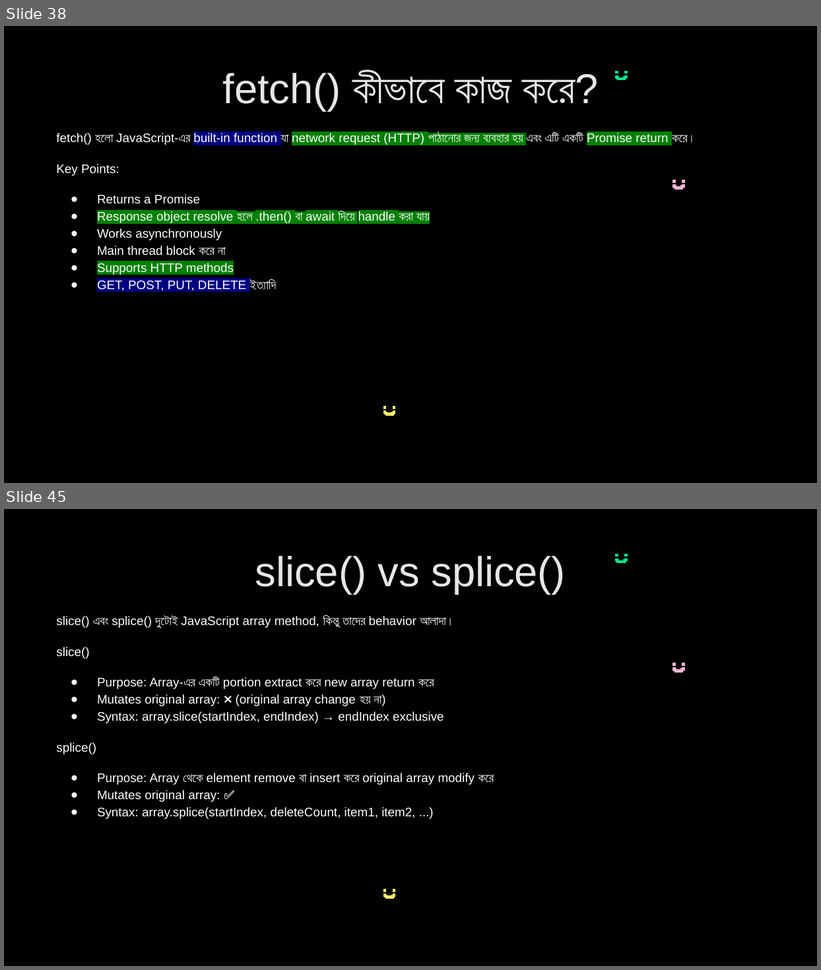
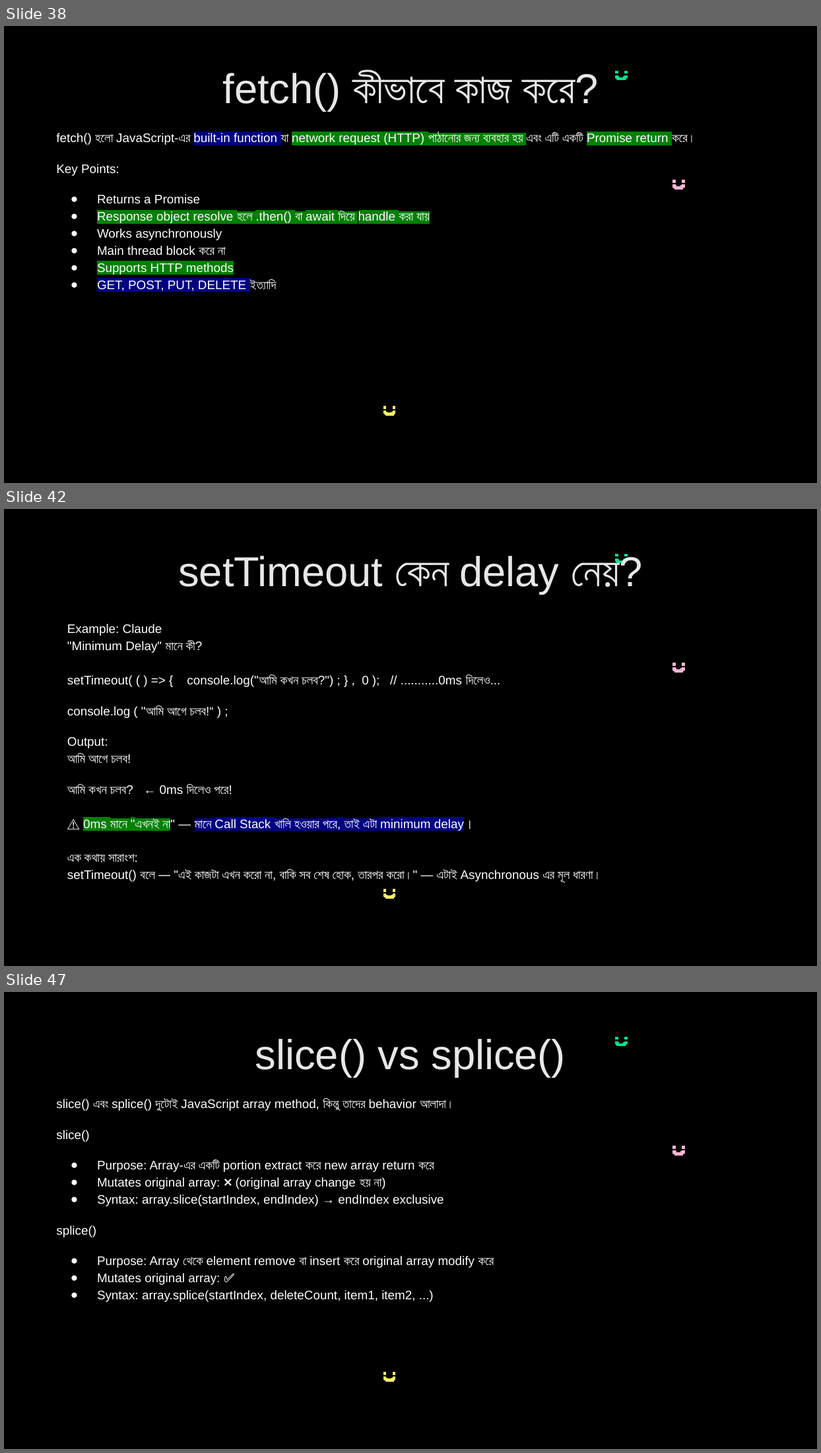
Before and after one commit to nabila-nuzhat/class-js, a slide deck: Interview Question JavaScript_HIGHLIGHTED.pptx. Shown one above the other, each under a label of ours: slides 38 and 45 before the commit, slides 38, 42 and 47 after it; the slides between them are not shown. The pictures are 821x970 and 821x1453 pixels, drawn with LibreOffice and Linux fonts; fonts in the diff are those of the drawing. Boxes give left, top, right and bottom in pixels: in the first picture for what was removed or moved away, otherwise in the second. Text is boxed around its words. In the diff, an @@ line names an element or a change of style, - is before the commit and + after.

```diff
--- a/Interview Question JavaScript_HIGHLIGHTED.pptx
+++ b/Interview Question JavaScript_HIGHLIGHTED.pptx
@@ slide 42 added at (x1=4, y1=509, x2=817, y2=966), background #000000; not listed: 21 template elements that a slide beside it also shows @@
@@ title added at (x1=178, y1=554, x2=643, y2=594), 37 pt, text #E7E7E7 @@
+setTimeout কেন delay নেয়?
@@ text added at (x1=67, y1=624, x2=601, y2=883), 11 pt, text #FFFFFF @@
+Example: Claude
+"Minimum Delay" মানে কী?
+setTimeout( ( ) => { console.log("আমি কখন চলব?") ; } , 0 ); // ...........0ms দিলেও...
+console.log ( "আমি আগে চলব!“ ) ;
+Output:
+আমি আগে চলব!
+আমি কখন চলব? ← 0ms দিলেও পরে!
+⚠️ 0ms মানে "এখনই না" — মানে Call Stack খালি হওয়ার পরে, তাই এটা minimum delay।
+এক কথায় সারাংশ:
+setTimeout() বলে — "এই কাজটা এখন করো না, বাকি সব শেষ হোক, তারপর করো।" — এটাই Asynchronous এর মূল ধারণা।
@@ what was slide 45 is now slide 47 @@
```
Also in this commit, not shown: 6 slides changed, 1 other slide added, 2 other files.
